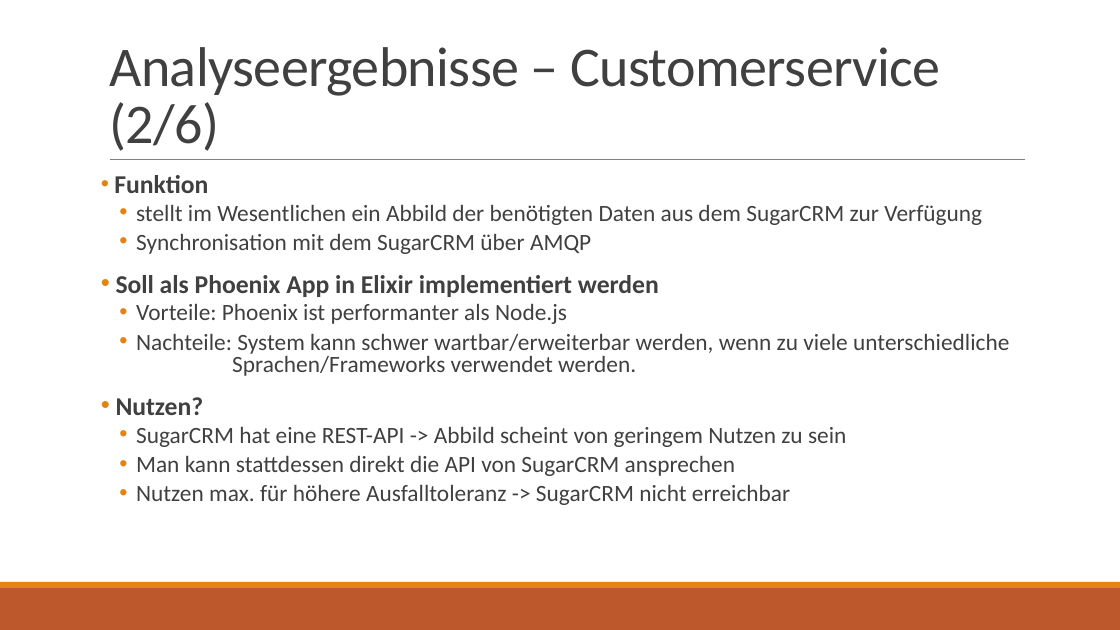
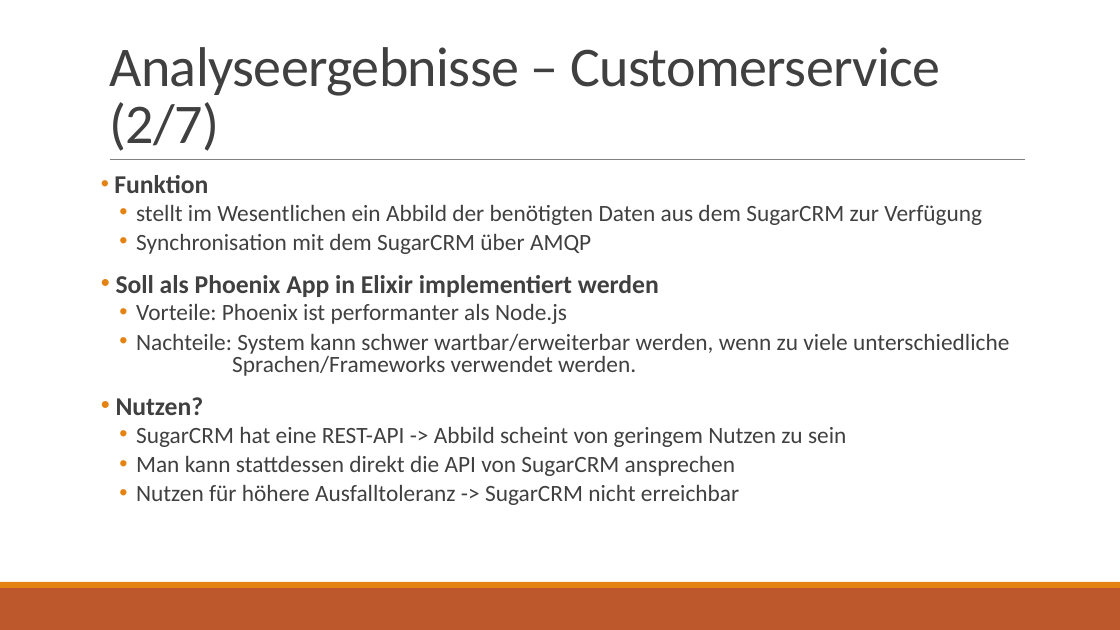
Before and after one commit to jnk111/AI_Praktikum, a slide deck: slide 3 of Aufgaben/P4/Loesung/Wochenplansoftware - Architekturbewertung.pptx. Drawn at 1120x630 pixels with LibreOffice and Linux fonts; fonts in the diff are those of the drawing. Boxes give left, top, right and bottom in pixels: in the first picture for what was removed or moved away, otherwise in the second. Text is boxed around its words. In the diff, an @@ line names an element or a change of style, - is before the commit and + after.

```diff
--- a/Aufgaben/P4/Loesung/Wochenplansoftware - Architekturbewertung.pptx
+++ b/Aufgaben/P4/Loesung/Wochenplansoftware - Architekturbewertung.pptx
@@ title at [109,47,940,151]: text changed @@
-Analyseergebnisse – Customerservice (2/6)
+Analyseergebnisse – Customerservice (2/7)
@@ text at [136,485,739,505]: text changed @@
-  • Nutzen max. für höhere Ausfalltoleranz -> SugarCRM nicht erreichbar
+  • Nutzen für höhere Ausfalltoleranz -> SugarCRM nicht erreichbar
```
Also in this commit, not shown: 11 other slides changed, 2 slides added, 1 other file.
